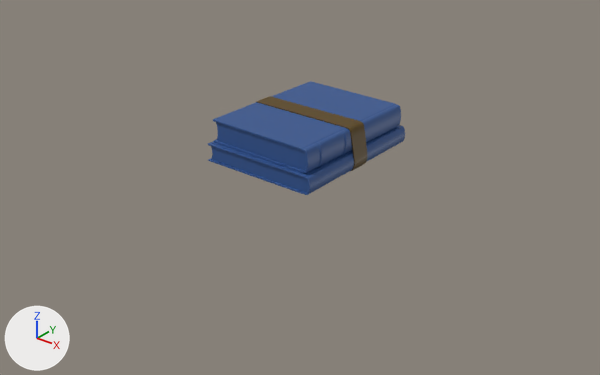
The FBX model scenes/obj/BoundBooks_Model.fbx, before and after one commit.
One viewpoint serves both versions: a 50 mm camera at (0.8, -1.024, 0.562) aimed at (0.013, -0.041, -0.048). The axes (+X, +Y, +Z) are drawn at lower left. The lights are the same throughout. Where no turn or scale is listed for an object, it has been applied to the vertices.

Objects in the first picture: 'books_geo', 'strap_geo'.
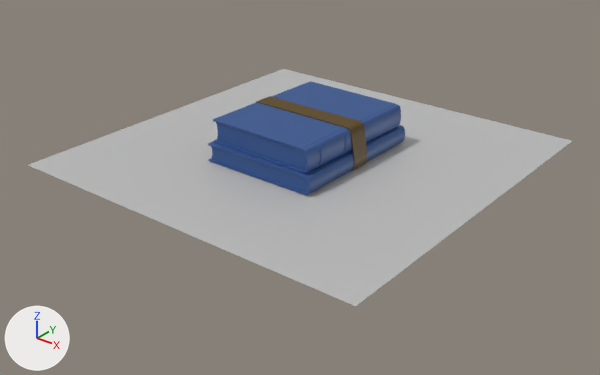
Changed parts and their boxes (x1, y1, x2, y2) in the pictures (600 x 375 px):
'pPlane1', added
    after: (28, 69, 572, 306)

The edits, one by one:
Material 'lambert1' (mat_lambert1) is new.
Its base color is (0.5, 0.5, 0.5) (grey #bcbcbc).
Mesh me_mesh_002 is new.
It has 121 vertices, 100 faces and spans x -0.329..0.329, y -0.329..0.329, z 0.0.
It uses material mat_lambert1 (grey #bcbcbc).
Object 'pPlane1' (ob_pplane1) is new; it shows me_mesh_002.
Its location is (0.0, 0.0, -0.002).
